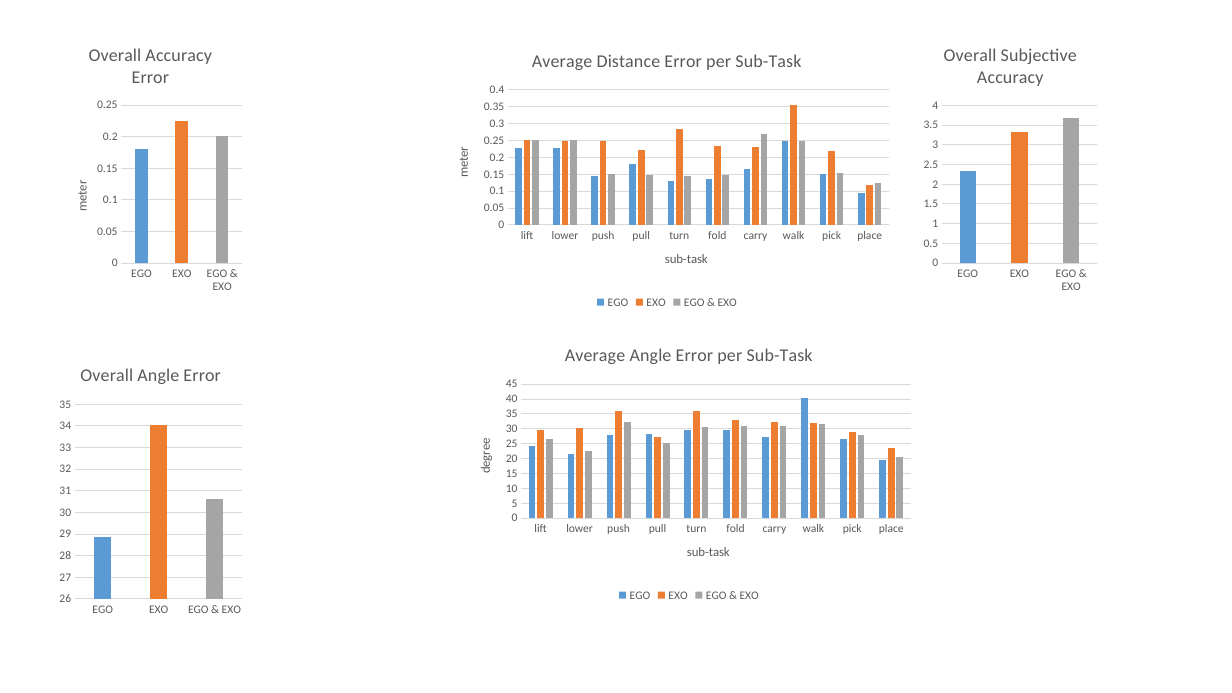
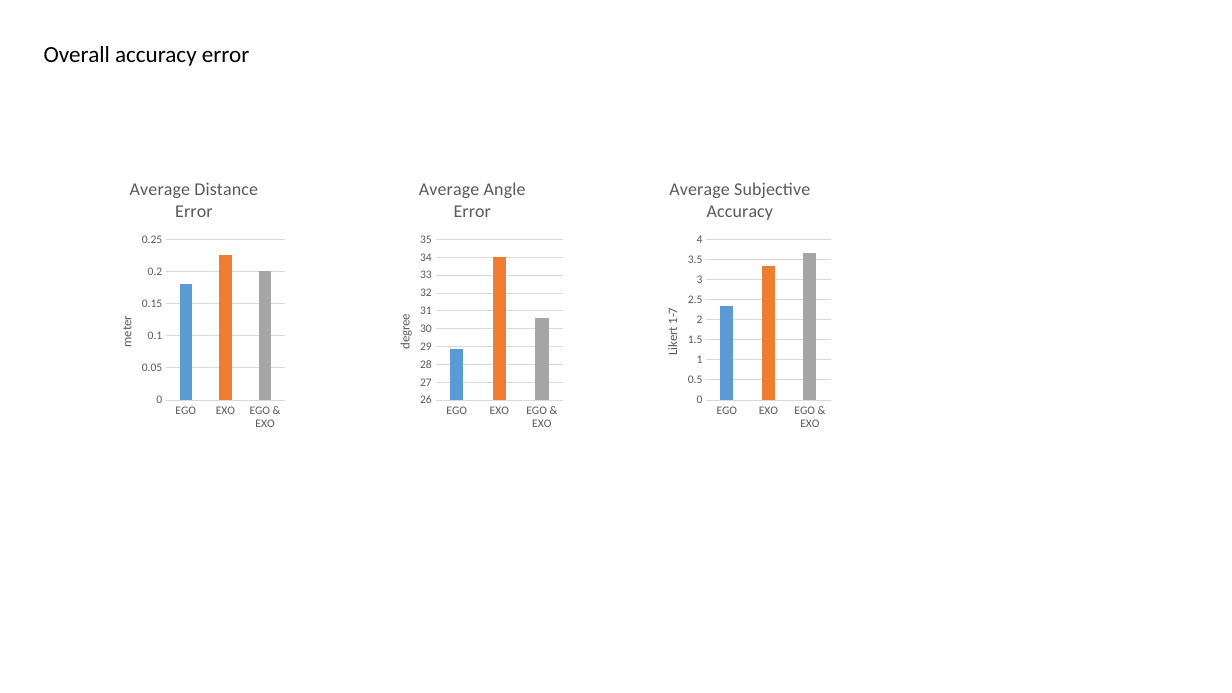
Before and after one commit to stefanfeyer/masters__thesis, a slide deck: slide 29 of figures/thesis_renderer.pptx (slide 22 before the commit). Drawn at 1232x693 pixels with LibreOffice and Linux fonts; fonts in the diff are those of the drawing. Boxes give left, top, right and bottom in pixels: in the first picture for what was removed or moved away, otherwise in the second. Text is boxed around its words. In the diff, an @@ line names an element or a change of style, - is before the commit and + after.

```diff
--- a/figures/thesis_renderer.pptx
+++ b/figures/thesis_renderer.pptx
@@ text added at (x1=44, y1=46, x2=249, y2=66), 18 pt, text #000000 @@
+Overall accuracy error
@@ column chart removed at (x1=436, y1=35, x2=898, y2=312) @@
-title "Average Distance Error per Sub-Task "
-categories: lift, lower, push, pull, turn, fold, carry, walk, pick, place
-EGO: 0.23, 0.23, 0.14, 0.18, 0.13, 0.14, 0.16, 0.25, 0.15, 0.1
-EXO: 0.25, 0.25, 0.25, 0.22, 0.28, 0.23, 0.23, 0.35, 0.22, 0.12
-EGO & EXO: 0.25, 0.25, 0.15, 0.15, 0.14, 0.15, 0.27, 0.25, 0.15, 0.12
@@ column chart at (x1=100, y1=164, x2=289, y2=436) @@
@@ title "Overall Accuracy Error " to "Average Distance Error " @@
@@ column chart moved from (x1=55, y1=29, x2=246, y2=299) to (x1=100, y1=164, x2=289, y2=436) @@
@@ column chart at (x1=378, y1=164, x2=567, y2=436) @@
@@ title "Overall Angle Error " to "Average Angle Error " @@
@@ value axis title "" to "degree " @@
@@ column chart moved from (x1=55, y1=348, x2=246, y2=621) to (x1=378, y1=164, x2=567, y2=436) @@
@@ column chart at (x1=645, y1=164, x2=835, y2=436) @@
@@ title "Overall Subjective Accuracy " to "Average Subjective Accuracy " @@
@@ value axis title "" to "Likert 1-7 " @@
@@ column chart resized from (x1=921, y1=30, x2=1102, y2=299) to (x1=645, y1=164, x2=835, y2=436) @@
@@ column chart removed at (x1=458, y1=328, x2=921, y2=605) @@
-title "Average Angle Error per Sub-Task "
-categories: lift, lower, push, pull, turn, fold, carry, walk, pick, place
-EGO: 24, 21, 28, 28, 30, 30, 27, 40, 27, 19
-EXO: 30, 30, 36, 27, 36, 33, 32, 32, 29, 24
-EGO & EXO: 26, 22, 32, 25, 31, 31, 31, 31, 28, 21
```
Also in this commit, not shown: 9 other slides changed, 5 slides added, 44 other files.
